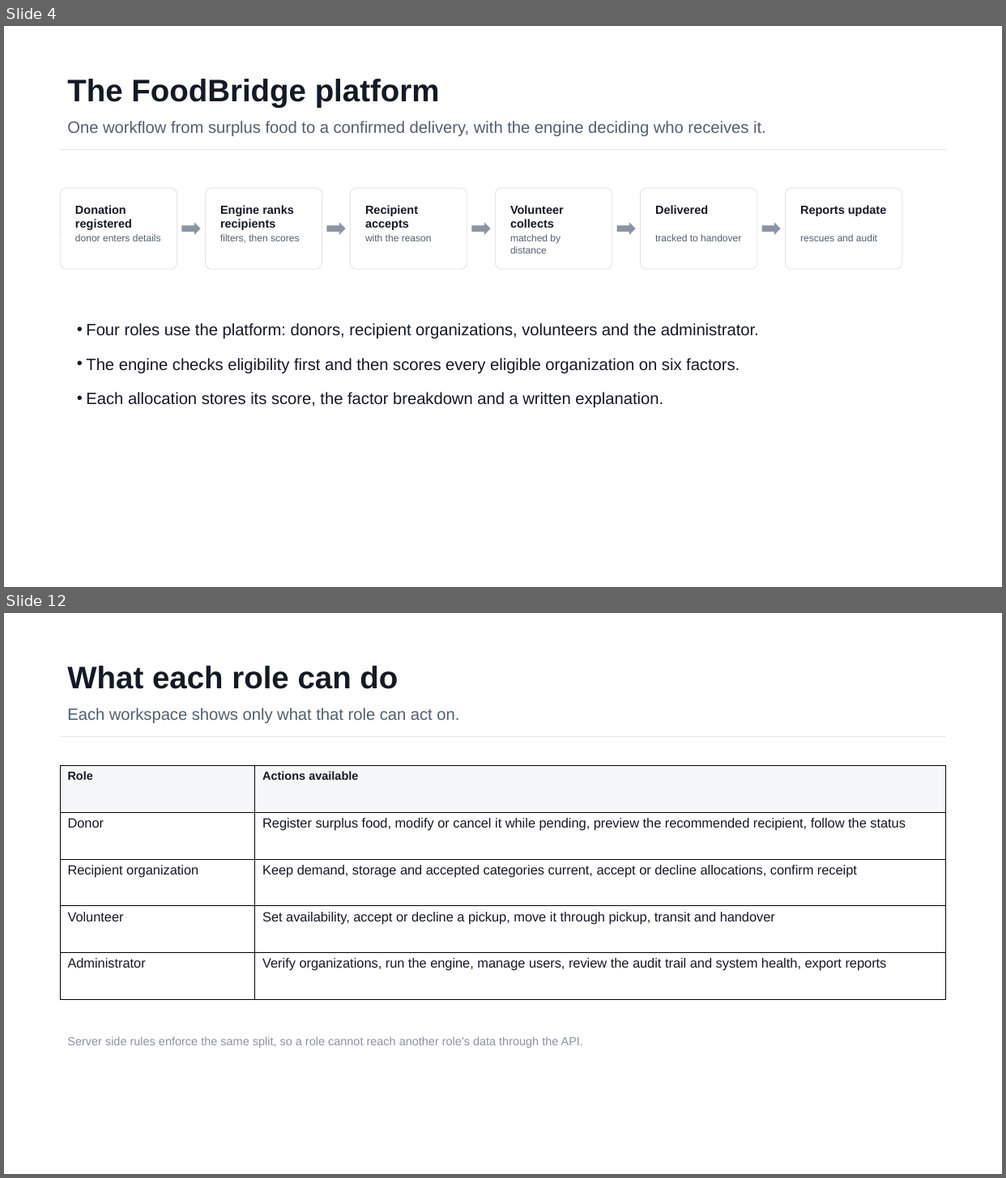
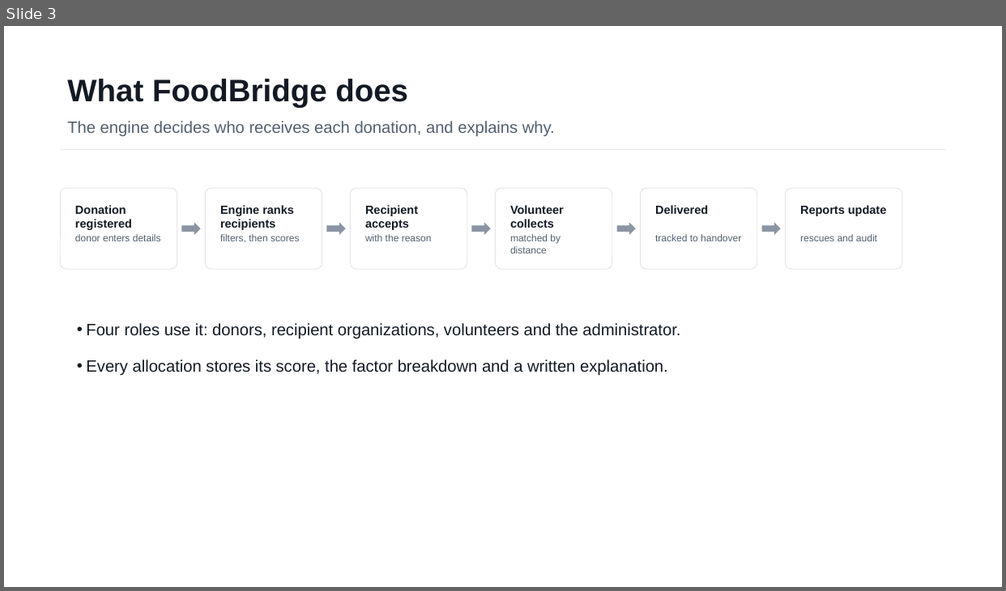
Before and after one commit to AdiByte5/FoodBridge, a slide deck: docs/FoodBridge_Project_Review.pptx. Shown one above the other, each under a label of ours: slides 4 and 12 before the commit, slide 3 after it; the slides between them are not shown. The pictures are 1006x1178 and 1006x591 pixels, drawn with LibreOffice and Linux fonts; fonts in the diff are those of the drawing. Boxes give left, top, right and bottom in pixels: in the first picture for what was removed or moved away, otherwise in the second. Text is boxed around its words. In the diff, an @@ line names an element or a change of style, - is before the commit and + after.

```diff
--- a/docs/FoodBridge_Project_Review.pptx
+++ b/docs/FoodBridge_Project_Review.pptx
@@ slide 12 removed at [4, 613, 1002, 1174], background #FFFFFF @@
@@ text removed at [67, 666, 398, 689] @@
-What each role can do
@@ text removed at [67, 708, 459, 723] @@
-Each workspace shows only what that role can act on.
@@ rectangle removed at [60, 736, 946, 737] @@
@@ table removed at [60, 766, 946, 999], 5 rows, 2 columns @@
-Role | Actions available
-Donor | Register surplus food, modify or cancel it while pending, preview the recommended recipient, follow the status
-Recipient organization | Keep demand, storage and accepted categories current, accept or decline allocations, confirm receipt
-Volunteer | Set availability, accept or decline a pickup, move it through pickup, transit and handover
-Administrator | Verify organizations, run the engine, manage users, review the audit trail and system health, export reports
@@ text removed at [67, 1037, 583, 1048] @@
-Server side rules enforce the same split, so a role cannot reach another role's data through the API.
@@ what was slide 4 is now slide 3 @@
@@ slide 3 changed as well @@
@@ text at [67, 79, 408, 107]: text changed @@
-The FoodBridge platform
+What FoodBridge does
@@ text at [67, 121, 555, 136]: text changed @@
-One workflow from surplus food to a confirmed delivery, with the engine deciding who receives it.
+The engine decides who receives each donation, and explains why.
@@ text at [86, 323, 680, 376]: text changed @@
-• Four roles use the platform: donors, recipient organizations, volunteers and the administrator.
-• The engine checks eligibility first and then scores every eligible organization on six factors.
-• Each allocation stores its score, the factor breakdown and a written explanation.
+• Four roles use it: donors, recipient organizations, volunteers and the administrator.
+• Every allocation stores its score, the factor breakdown and a written explanation.
```
Also in this commit, not shown: 4 other slides changed, 3 slides added, 14 other slides removed, 1 other file.
